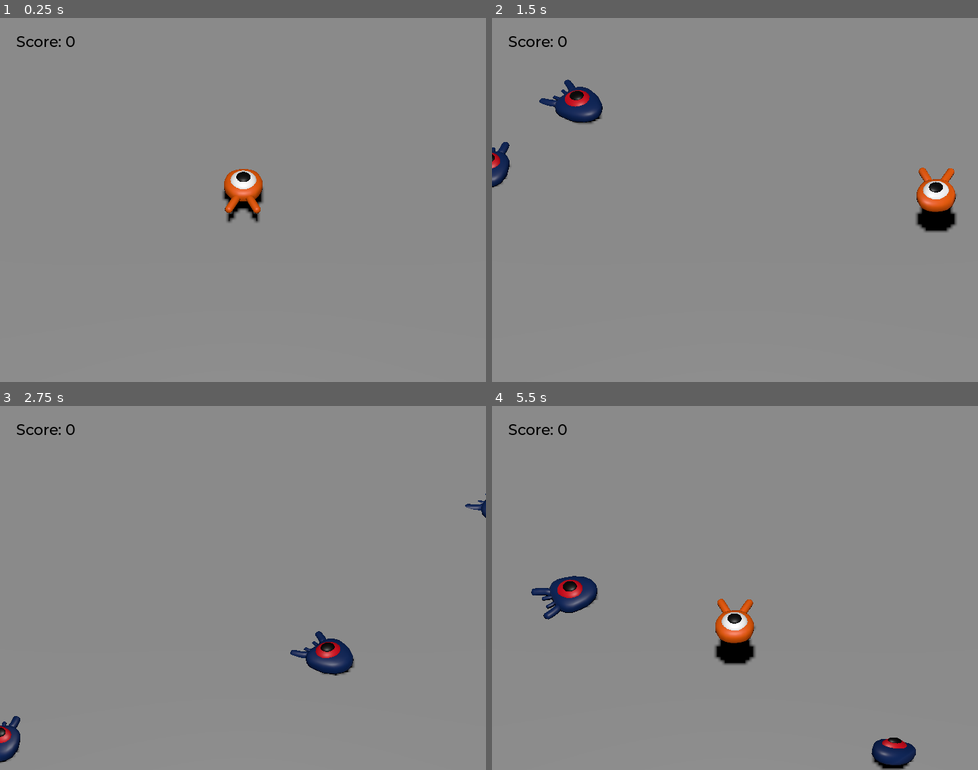
Above: before the commit, frames 1-4 (two rows, left to right).
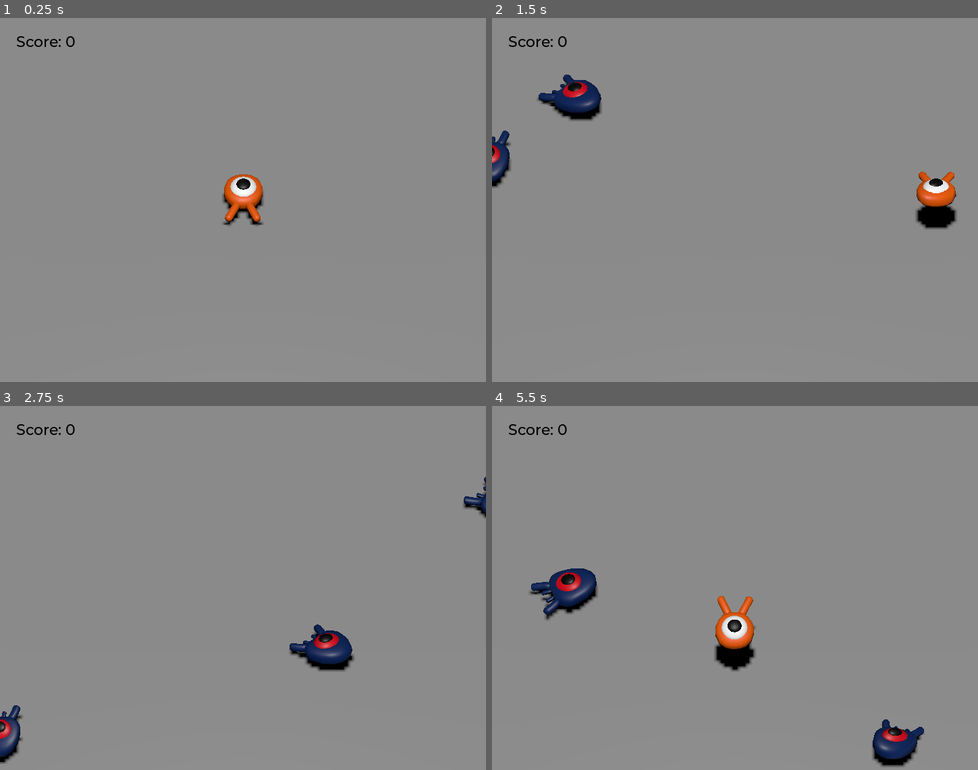
Above: after the commit, the same moments.

Repository: davidgd72k/GodotGame3D
Game: Godot game, scene res://scenes/main.tscn
The game is run twice, just before and just after one commit, with the same random seed, the same clock (stepped at 60 frames per second) and the same inputs.
Inputs:
- Up to frame 1 (0.25 s): no input
- Up to frame 2 (1.5 s): tap Enter (ui_accept) at 0.5 s; hold D (move_right) 0.53-1.28 s; tap Space (jump) at 0.6, 0.77, 1.07, 1.35 s; hold S (move_back) from 1.28 s (still down)
- Up to frame 3 (2.75 s): tap Space (jump) at 1.52, 1.82, 2.1 s; release S (move_back) at 2.03 s; hold D (move_right) from 2.03 s (still down)
- Up to frame 4 (5.5 s): release D (move_right) at 2.78 s; hold W (move_forward) 2.78-3.53 s; tap Space (jump) at 2.85, 3.02, 3.32, 3.6, 3.77, 4.07, 4.35, 4.52, 4.82, 5.1 s; hold A (move_left) 3.53-5.03 s; hold S (move_back) from 5.03 s (still down)

The runs differ from the first frame. In frame 1, 0.9% of the frame differs, in the area x 45-55%, y 41-58%; in frame 2, 1.9%; in frame 3, 1.6%; in frame 4, 2.7%, in the area x 7-89%, y 44-100%.

Commit message:
Tutorial completado

Diff:
--- a/project.godot
+++ b/project.godot
@@ -24,7 +24,6 @@
 
 window/size/viewport_width=720
 window/size/viewport_height=540
-window/size/mode=2
 window/stretch/mode="canvas_items"
 
 [editor]
--- a/scenes/mob.gd
+++ b/scenes/mob.gd
@@ -28,6 +28,8 @@
 	# mob en orden para moverse hacia la dirección a la que mira el mob.
 	velocity = velocity.rotated(Vector3.UP, rotation.y)
 
+	$AnimationPlayer.speed_scale = random_speed / min_speed
+
 
 func _on_visible_on_screen_notifier_3d_screen_exited():
 	queue_free()
--- a/scenes/mob.tscn
+++ b/scenes/mob.tscn
@@ -1,10 +1,44 @@
-[gd_scene load_steps=4 format=3 uid="uid://45n6r3g7oru6"]
+[gd_scene load_steps=6 format=3 uid="uid://45n6r3g7oru6"]
 
 [ext_resource type="Script" path="res://scenes/mob.gd" id="1_clf2f"]
 [ext_resource type="PackedScene" uid="uid://b56pnk1r6872l" path="res://art/mob.glb" id="1_k053e"]
 
 [sub_resource type="BoxShape3D" id="BoxShape3D_0jpwx"]
-size = Vector3(1.56547, 1.05098, 1.97478)
+size = Vector3(1.56547, 1.397, 2.38532)
+
+[sub_resource type="Animation" id="Animation_rklse"]
+resource_name = "float"
+length = 1.2
+loop_mode = 1
+tracks/0/type = "value"
+tracks/0/imported = false
+tracks/0/enabled = true
+tracks/0/path = NodePath("Pivot/Character:position")
+tracks/0/interp = 1
+tracks/0/loop_wrap = true
+tracks/0/keys = {
+"times": PackedFloat32Array(0.2, 0.7, 1.2),
+"transitions": PackedFloat32Array(0.420448, 2.07053, 1),
+"update": 0,
+"values": [Vector3(0, 0, 0), Vector3(0, 0.65, 0), Vector3(0, 0.35, 0)]
+}
+tracks/1/type = "value"
+tracks/1/imported = false
+tracks/1/enabled = true
+tracks/1/path = NodePath("Pivot/Character:rotation")
+tracks/1/interp = 1
+tracks/1/loop_wrap = true
+tracks/1/keys = {
+"times": PackedFloat32Array(0.1, 0.5, 1.2),
+"transitions": PackedFloat32Array(0.420448, 0.450625, 1),
+"update": 0,
+"values": [Vector3(0, 0, 0), Vector3(0.139626, 0, 0), Vector3(-0.15708, 0, 0)]
+}
+
+[sub_resource type="AnimationLibrary" id="AnimationLibrary_i0nxx"]
+_data = {
+"float": SubResource("Animation_rklse")
+}
 
 [node name="Mob" type="CharacterBody3D" groups=["mob"]]
 collision_layer = 2
@@ -14,12 +48,19 @@
 [node name="Pivot" type="Node3D" parent="."]
 
 [node name="Character" parent="Pivot" instance=ExtResource("1_k053e")]
+transform = Transform3D(1, 0, 0, 0, 0.99979, -0.0204588, 0, 0.0204588, 0.99979, 0, 0.646531, 0)
 
 [node name="CollisionShape3D" type="CollisionShape3D" parent="."]
-transform = Transform3D(1, 0, 0, 0, 1, 0, 0, 0, 1, 0, 0.231818, -0.0133021)
+transform = Transform3D(1, 0, 0, 0, 1, 0, 0, 0, 1, 0, 0.545519, -0.0133021)
 shape = SubResource("BoxShape3D_0jpwx")
 
 [node name="VisibleOnScreenNotifier3D" type="VisibleOnScreenNotifier3D" parent="."]
 aabb = AABB(-1.25545, -0.367555, -1.89866, 2.5109, 1.23706, 3.79732)
 
+[node name="AnimationPlayer" type="AnimationPlayer" parent="."]
+autoplay = "float"
+libraries = {
+"": SubResource("AnimationLibrary_i0nxx")
+}
+
 [connection signal="screen_exited" from="VisibleOnScreenNotifier3D" to="." method="_on_visible_on_screen_notifier_3d_screen_exited"]
--- a/scenes/player.gd
+++ b/scenes/player.gd
@@ -38,6 +38,9 @@
 	if direction != Vector3.ZERO:
 		direction = direction.normalized()
 		$Pivot.look_at(position + direction, Vector3.UP)
+		$AnimationPlayer.speed_scale = 4
+	else:
+		$AnimationPlayer.speed_scale = 1
 
 	# Velocidad de suelo.
 	target_velocity.x = direction.x * speed
@@ -77,6 +80,8 @@
 	velocity = target_velocity
 	move_and_slide()
 
+	$Pivot.rotation.x = PI / 6 * velocity.y / jump_impulse
+
 # Mata al jugador.
 func die():
 	hit.emit()
--- a/scenes/player.tscn
+++ b/scenes/player.tscn
@@ -7,8 +7,70 @@
 radius = 0.92981
 
 [sub_resource type="CylinderShape3D" id="CylinderShape3D_jwqt7"]
-height = 0.722592
+height = 0.388445
 radius = 1.12416
+
+[sub_resource type="Animation" id="Animation_o06wk"]
+length = 0.001
+tracks/0/type = "value"
+tracks/0/imported = false
+tracks/0/enabled = true
+tracks/0/path = NodePath("Pivot/Character:position")
+tracks/0/interp = 1
+tracks/0/loop_wrap = true
+tracks/0/keys = {
+"times": PackedFloat32Array(0),
+"transitions": PackedFloat32Array(1),
+"update": 0,
+"values": [Vector3(0, 0, 0)]
+}
+tracks/1/type = "value"
+tracks/1/imported = false
+tracks/1/enabled = true
+tracks/1/path = NodePath("Pivot/Character:rotation")
+tracks/1/interp = 1
+tracks/1/loop_wrap = true
+tracks/1/keys = {
+"times": PackedFloat32Array(0),
+"transitions": PackedFloat32Array(1),
+"update": 0,
+"values": [Vector3(0, 0, 0)]
+}
+
+[sub_resource type="Animation" id="Animation_nmx2u"]
+resource_name = "float"
+length = 1.2
+loop_mode = 1
+tracks/0/type = "value"
+tracks/0/imported = false
+tracks/0/enabled = true
+tracks/0/path = NodePath("Pivot/Character:position")
+tracks/0/interp = 1
+tracks/0/loop_wrap = true
+tracks/0/keys = {
+"times": PackedFloat32Array(0.2, 0.7, 1.2),
+"transitions": PackedFloat32Array(0.420448, 2.07053, 1),
+"update": 0,
+"values": [Vector3(0, 0, 0), Vector3(0, 0.65, 0), Vector3(0, 0.35, 0)]
+}
+tracks/1/type = "value"
+tracks/1/imported = false
+tracks/1/enabled = true
+tracks/1/path = NodePath("Pivot/Character:rotation")
+tracks/1/interp = 1
+tracks/1/loop_wrap = true
+tracks/1/keys = {
+"times": PackedFloat32Array(0.1, 0.5, 1.2),
+"transitions": PackedFloat32Array(0.420448, 0.450625, 1),
+"update": 0,
+"values": [Vector3(0, 0, 0), Vector3(0.139626, 0, 0), Vector3(-0.15708, 0, 0)]
+}
+
+[sub_resource type="AnimationLibrary" id="AnimationLibrary_1b4hg"]
+_data = {
+"RESET": SubResource("Animation_o06wk"),
+"float": SubResource("Animation_nmx2u")
+}
 
 [node name="Player" type="CharacterBody3D"]
 collision_mask = 6
@@ -20,7 +82,7 @@
 [node name="Character" parent="Pivot" instance=ExtResource("1_3156s")]
 
 [node name="PlayerCollisionShape" type="CollisionShape3D" parent="."]
-transform = Transform3D(1, 0, 0, 0, 1, 0, 0, 0, 1, 0, -0.140586, 0)
+transform = Transform3D(1, 0, 0, 0, 1, 0, 0, 0, 1, 0, 0.467577, 0)
 shape = SubResource("SphereShape3D_b7aru")
 
 [node name="MobDetector" type="Area3D" parent="."]
@@ -29,7 +91,13 @@
 monitorable = false
 
 [node name="MobSquashCollisionShape" type="CollisionShape3D" parent="MobDetector"]
-transform = Transform3D(1, 0, 0, 0, 1, 0, 0, 0, 1, 0, -0.00909901, 0)
+transform = Transform3D(1, 0, 0, 0, 1, 0, 0, 0, 1, 0, 0.843147, 0)
 shape = SubResource("CylinderShape3D_jwqt7")
 
+[node name="AnimationPlayer" type="AnimationPlayer" parent="."]
+autoplay = "float"
+libraries = {
+"": SubResource("AnimationLibrary_1b4hg")
+}
+
 [connection signal="body_entered" from="MobDetector" to="." method="_on_mob_detector_body_entered"]
Not shown: 1 places in scenes/player.tscn that only renumber resources
